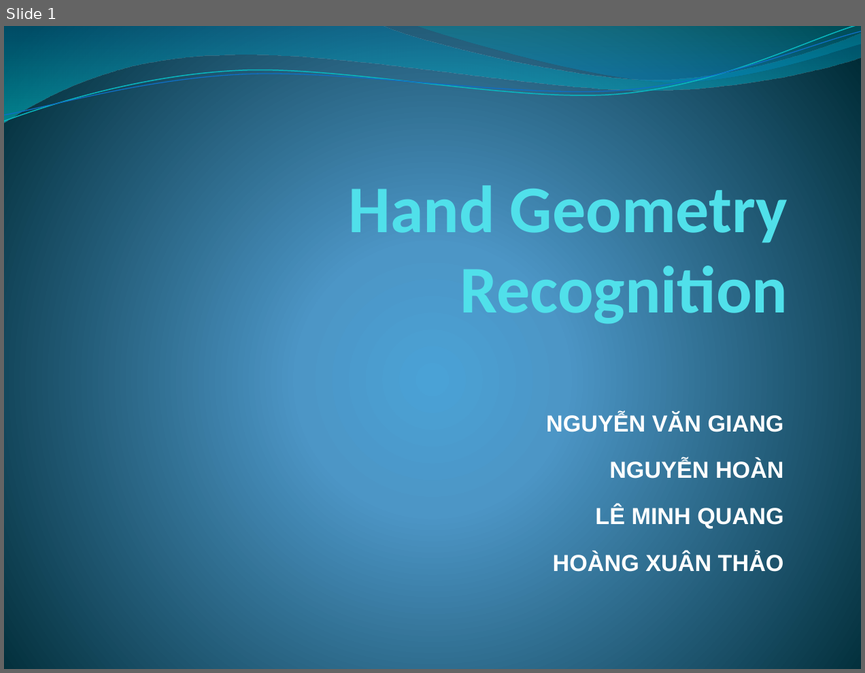
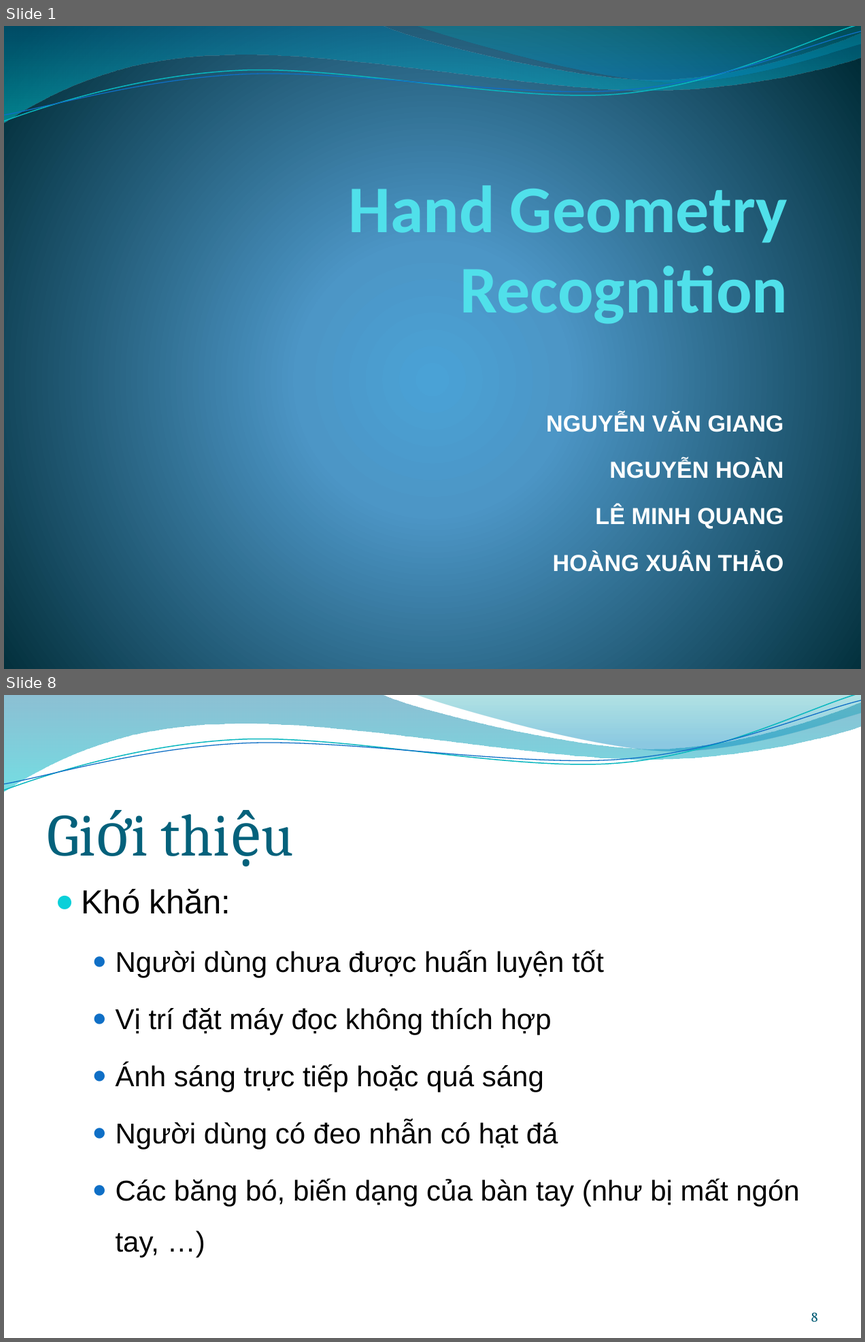
Before and after one commit to trianindiaputra/handgeometry, a slide deck: Documentation/presentation.pptx. Shown one above the other, each under a label of ours: slide 1 before the commit, slides 1 and 8 after it; the slides between them are not shown. The pictures are 865x673 and 865x1342 pixels, drawn with LibreOffice and Linux fonts; fonts in the diff are those of the drawing; background and template pictures are left out. Boxes give left, top, right and bottom in pixels: in the first picture for what was removed or moved away, otherwise in the second. Text is boxed around its words. In the diff, an @@ line names an element or a change of style, - is before the commit and + after.

```diff
--- a/Documentation/presentation.pptx
+++ b/Documentation/presentation.pptx
@@ slide 8 added at [4,695,861,1338], background picture (left out); not listed: 4 template elements that a slide beside it also shows @@
@@ title added at [47,761,818,868], 50 pt, text #04617B @@
+Giới thiệu
@@ text added at [81,889,799,1257], 24 pt, text #000000 @@
+● Khó khăn:
+  ● Người dùng chưa được huấn luyện tốt
+  ● Vị trí đặt máy đọc không thích hợp
+  ● Ánh sáng trực tiếp hoặc quá sáng
+  ● Người dùng có đeo nhẫn có hạt đá
+  ● Các băng bó, biến dạng của bàn tay (như bị mất ngón tay, …)
@@ page number added at [810,1312,818,1321], 12 pt, text #045D75 @@
+8
```
Also in this commit, not shown: 5 slides changed, 12 other slides added, 1 slide removed, 1 other file.
